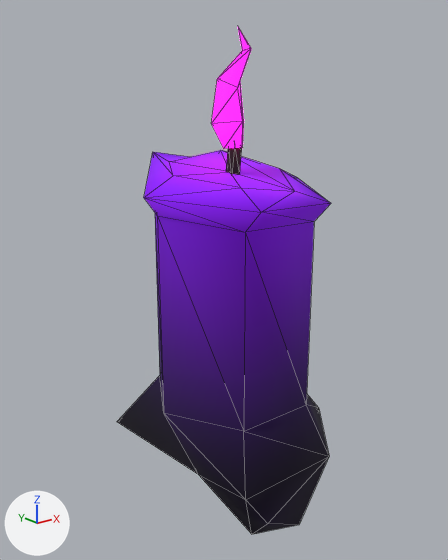
The glTF model Kirzoz/CandleShapeD.023.glb as it was, and as the next commit left it.
The view is the same before and after, from a 50 mm lens placed at (-0.25, -0.3, 0.235), pointed at (-0.008, 0.002, 0.115). Arrows for +X, +Y and +Z are at lower left; the lights stay in place. Mesh edges are drawn as thin lines.

The older version as bpy lines, for what is in view:
```python
mat_halloweenswatchglow = bpy.data.materials.new('HalloweenSwatchGlow')
mat_halloweenswatchglow.use_nodes = True; mat_halloweenswatchglow.node_tree.nodes.clear()
_N = mat_halloweenswatchglow.node_tree.nodes; _L = mat_halloweenswatchglow.node_tree.links
n0 = _N.new('ShaderNodeBsdfPrincipled'); n0.name = 'Principled BSDF'
n0.inputs[2].default_value = 1.0  # 'Roughness'
n0.inputs[28].default_value = 10.0  # 'Emission Strength'
n1 = _N.new('ShaderNodeOutputMaterial'); n1.name = 'Material Output'
n2 = _N.new('ShaderNodeTexImage'); n2.name = 'Image Texture'
n2.image = img_halloweenswatch12
n3 = _N.new('ShaderNodeMath'); n3.name = 'Math'
n3.operation = 'SUBTRACT'
n3.inputs[0].default_value = 1.0  # 'Value'
n4 = _N.new('ShaderNodeMath'); n4.name = 'Math.001'
n4.operation = 'LESS_THAN'
n5 = _N.new('ShaderNodeTexImage'); n5.name = 'Image Texture.001'
n5.image = img_halloweenswatch12
_L.new(n0.outputs[0], n1.inputs[0])  # 'BSDF' to 'Surface'
_L.new(n2.outputs[0], n0.inputs[27])  # 'Color' to 'Emission Color'
_L.new(n3.outputs[0], n0.inputs[4])  # 'Value' to 'Alpha'
_L.new(n4.outputs[0], n3.inputs[1])  # 'Value' to 'Value'
_L.new(n5.outputs[0], n0.inputs[0])  # 'Color' to 'Base Color'
_L.new(n5.outputs[1], n4.inputs[0])  # 'Alpha' to 'Value'
me_candle_a_005_027 = bpy.data.meshes.new('Candle_A_005.027')
me_candle_a_005_027.from_pydata(...)  # 60 vertices, 106 faces; spans x -0.067..0.075, y -0.061..0.069, z -0.059..0.268
# faces by material slot: [84, 22]
me_candle_a_005_027.materials.append(mat_halloweenswatchmat)
me_candle_a_005_027.materials.append(mat_halloweenswatchglow)
ob_candleshaped_023 = bpy.data.objects.new('CandleShapeD.023', me_candle_a_005_027)
ob_candleshaped_023.location = (0.0, 0.0, 0.0)
```
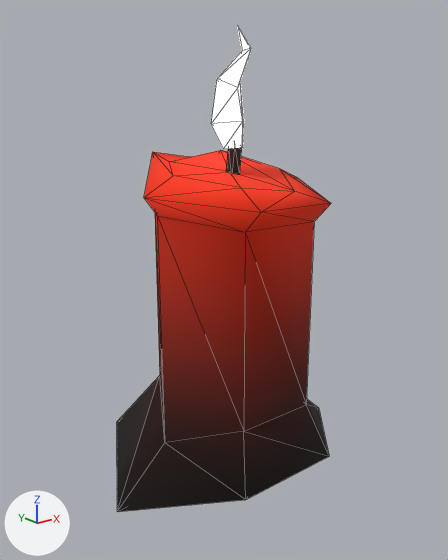
Changed parts and their boxes [x1, y1, x2, y2] in the pictures (448 x 560 px):
'CandleShapeD.023', surface changed, reshaped (purple to red)
    before: [117, 27, 331, 534]
    after: [117, 27, 331, 512]
part 1 of me_candle_a_005_027, cut back
    before: [117, 213, 329, 534]
    after: [117, 213, 318, 512]
part 2 of me_candle_a_005_027, surface changed (purple to red)
    both: [144, 27, 331, 500]

Diff of the bpy script that builds the scene:
```diff
--- a/Kirzoz/CandleShapeD.023.glb.py
+++ b/Kirzoz/CandleShapeD.023.glb.py
@@ img_halloweenswatch @@
+img_halloweenswatch = load_image('HalloweenSwatch', '_unpacked/HalloweenSwatch', 512, 512, 'sRGB')
@@ mat_halloweenswatchglow @@
 n0 = _N.new('ShaderNodeBsdfPrincipled'); n0.name = 'Principled BSDF'
 n0.inputs[2].default_value = 1.0  # 'Roughness'
-n0.inputs[28].default_value = 10.0  # 'Emission Strength'
+n0.inputs[28].default_value = 2.5  # 'Emission Strength'
 n1 = _N.new('ShaderNodeOutputMaterial'); n1.name = 'Material Output'
 n2 = _N.new('ShaderNodeTexImage'); n2.name = 'Image Texture'
-n2.image = img_halloweenswatch12
+n2.image = img_halloweenswatch
 n3 = _N.new('ShaderNodeMath'); n3.name = 'Math'
@@ mat_halloweenswatchglow @@
 n5 = _N.new('ShaderNodeTexImage'); n5.name = 'Image Texture.001'
-n5.image = img_halloweenswatch12
+n5.image = img_halloweenswatch
 _L.new(n0.outputs[0], n1.inputs[0])  # 'BSDF' to 'Surface'
@@ me_candle_a_005_027 @@
 # used by ob_candleshaped_023; location = (0.0, 0.0, 0.0)
-me_candle_a_005_027.from_pydata(...)  # 60 vertices, 106 faces; spans x -0.067..0.075, y -0.061..0.069, z -0.059..0.268
+me_candle_a_005_027.from_pydata(...)  # 56 vertices, 98 faces; spans x -0.107..0.075, y -0.061..0.069, z -0.002..0.268
+# me_candle_a_005_027 part 1
+# 5 vertices are removed from x -0.049..0.02, y -0.05..-0.023, z -0.059..-0.002
+# 14 faces are deleted
+# 2 vertices move from x -0.059..0.049, y -0.001, z 0.035..0.036 to x -0.059..0.049, y -0.001, z 0.015..0.024
+# 1 vertex is added at (-0.107, -0.023, -0.002)
+# 6 new faces join them, mat_halloweenswatchmat
+# me_candle_a_005_027 part 2: 74 kept faces spanning x -0.067..0.075, y -0.061..0.069, z -0.002..0.268 get new texture (UV) coordinates
 me_candle_a_005_027.materials.append(mat_halloweenswatchmat)
```
